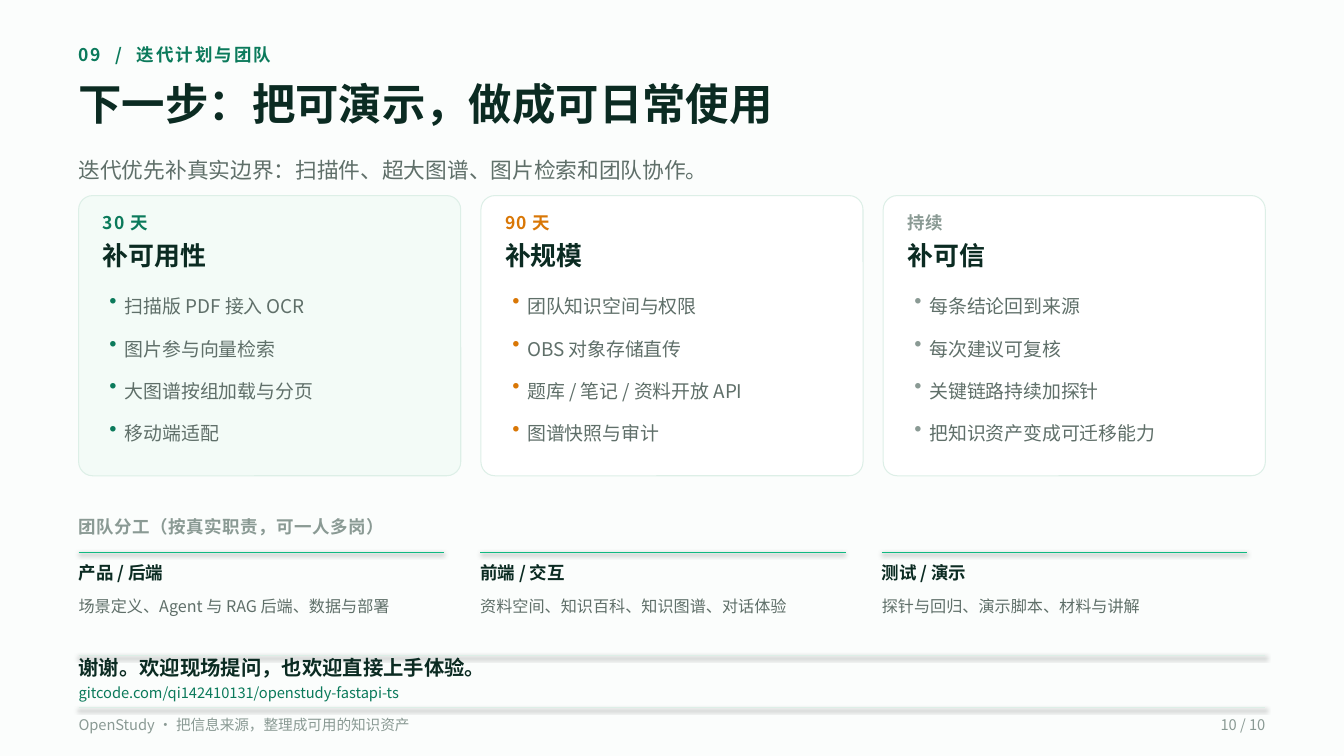
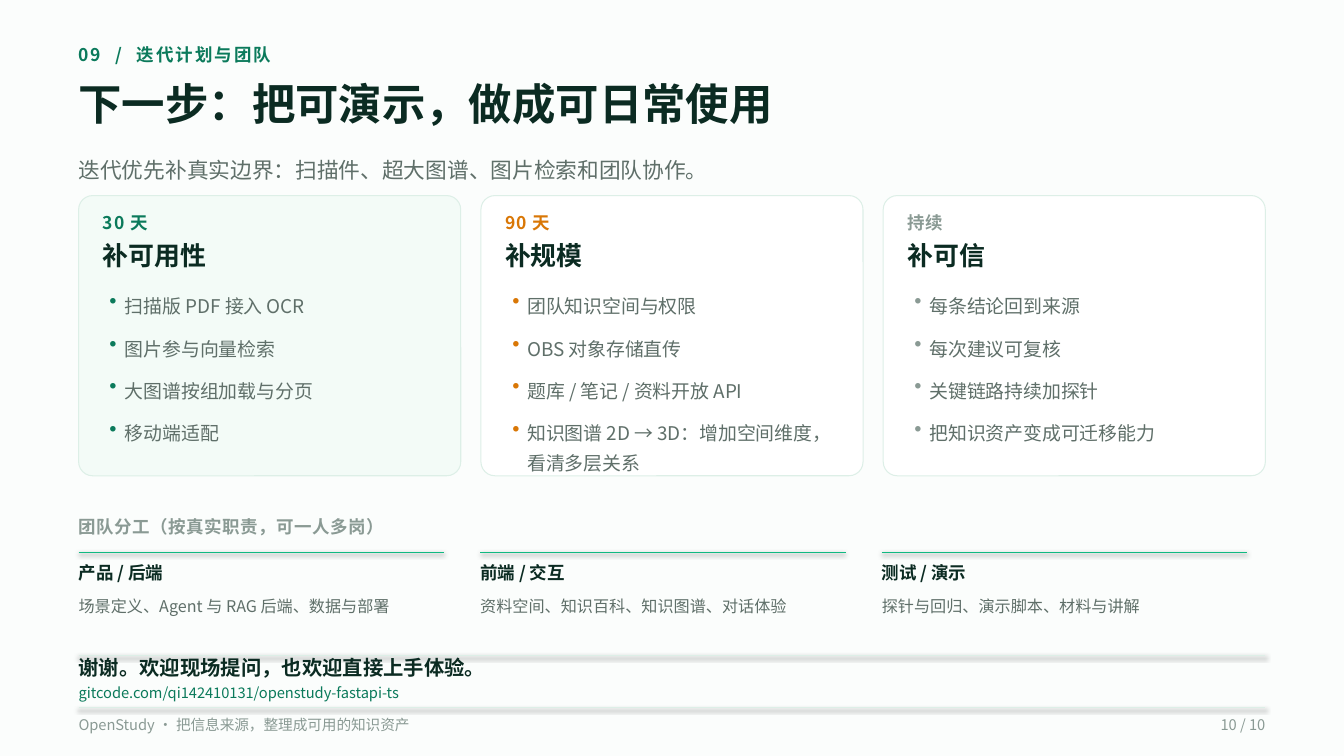
Before and after one commit to wufeng1234567/openstudy-fastapi-ts, a slide deck: slide 10 of doc/competition/OpenStudy-10页-码道版.pptx. Drawn at 1344x756 pixels with LibreOffice and Linux fonts; fonts in the diff are those of the drawing. Boxes give left, top, right and bottom in pixels: in the first picture for what was removed or moved away, otherwise in the second. Text is boxed around its words. In the diff, an @@ line names an element or a change of style, - is before the commit and + after.

```diff
--- a/doc/competition/OpenStudy-10页-码道版.pptx
+++ b/doc/competition/OpenStudy-10页-码道版.pptx
@@ text at (x1=527, y1=424, x2=831, y2=472): text changed @@
-图谱快照与审计
+知识图谱 2D → 3D：增加空间维度，看清多层关系
```
Also in this commit, not shown: 1 other slide changed, 4 other files.
